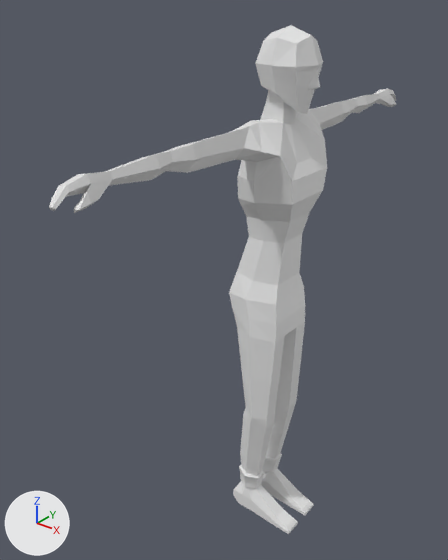
Two versions of the Blender file 3dmodeller/demon4.blend, one commit apart.
One viewpoint serves both versions: a 50 mm camera at (2.13, -3.07, 4.0) aimed at (-0.2, -0.16, 2.19). Lighting does not change. The marker at lower left points along +X, +Y and +Z.
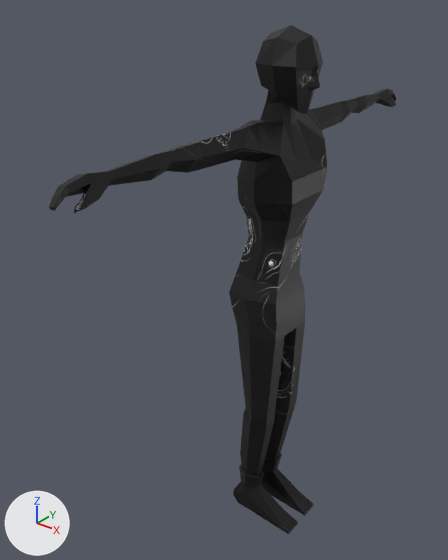
What differs and where, as boxes [x1, y1, x2, y2] in the pictures (448 x 560 px):
'Cube.001', surface changed (grey to black): [49, 25, 396, 534] in both

The change, as a list of edits to the scene's bpy script:
```text
Add img_demon4unwrap_png:
    img_demon4unwrap_png = load_image('demon4unwrap.png', '../2D/Unwraps farver/demon4unwrap.png', 1024, 1024, 'sRGB')
Change mat_material:
    remove mat_material.base_color = (0.8, 0.8, 0.8)  # white #e7e7e7
    add mat_material.texture = img_demon4unwrap_png
```
